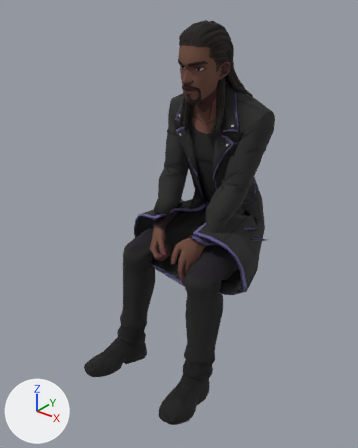
The glTF model public/assets/studio/monarch-anime.gltf, before and after one commit.
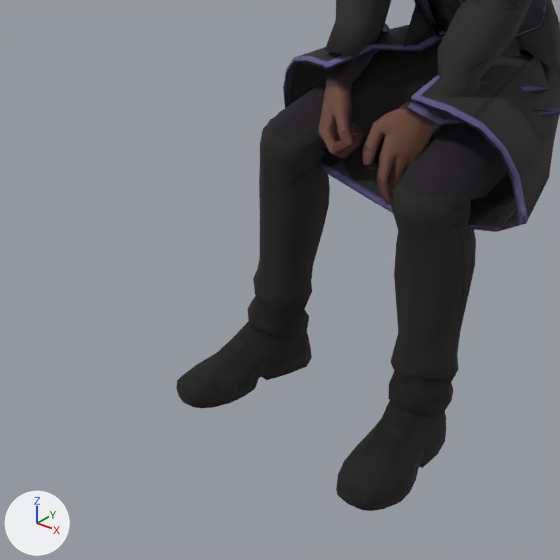
Each version appears first whole from a 50 mm lens placed at (1.14, -1.876, 1.098), pointed at (-0.022, -0.423, 0.198), and next in a close-up on the part from 1% to 73% of the width and 42% to 100% of the height. The axes (+X, +Y, +Z) are drawn at lower left. The lights are the same throughout. The older version's two pictures come first. Vertices at exactly the same position are counted once.

Names of what the first close-up shows: 'monarch_p2'.
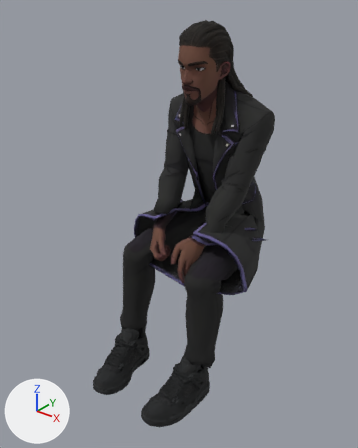
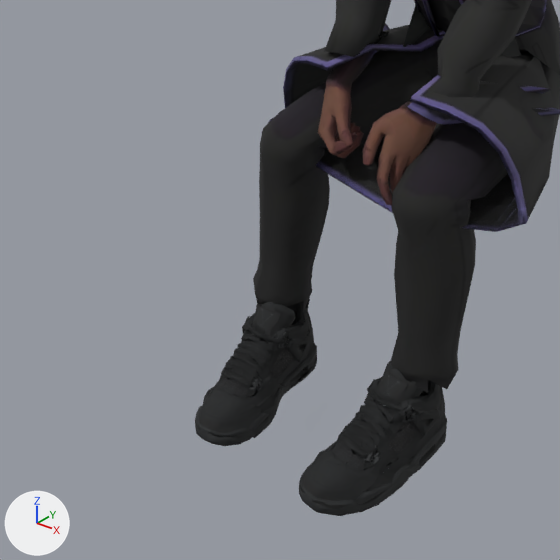
Where the change shows, as pixel boxes (x1, y1, x2, y2) in the close-ups (560 x 560 px):
'monarch_p2', reshaped
    before: (176, 0, 560, 511)
    after: (195, 0, 560, 516)
part 1 of me_tripo_mesh_a196448b_bcf0_49b9_b95b_04d23e105410, rebuilt (10% narrower, 68% taller)
    before: (176, 321, 312, 408)
    after: (195, 299, 317, 446)
part 2 of me_tripo_mesh_a196448b_bcf0_49b9_b95b_04d23e105410, rebuilt (34% wider, 38% taller)
    before: (336, 399, 446, 511)
    after: (299, 361, 447, 516)
part 3 of me_tripo_mesh_a196448b_bcf0_49b9_b95b_04d23e105410, reshaped
    before: (248, 296, 453, 417)

Diff of the bpy script that builds the scene:
```diff
--- a/public/assets/studio/monarch-anime.gltf.py
+++ b/public/assets/studio/monarch-anime.gltf.py
@@ img_monarch_anime_shoe @@
+img_monarch_anime_shoe = load_image('monarch-anime-shoe', 'monarch-anime-shoe.webp', 2048, 2048, 'sRGB')
@@ mat_tripo_material_f5c19392_88a6_4e22_9ac2_f92d642beb82 @@
+mat_tripo_material_f5c19392_88a6_4e22_9ac2_f92d642beb82 = principled_material('tripo_material_f5c19392-88a6-4e22-9ac2-f92d642beb82')
+mat_tripo_material_f5c19392_88a6_4e22_9ac2_f92d642beb82.texture = img_monarch_anime_shoe
+mat_tripo_material_f5c19392_88a6_4e22_9ac2_f92d642beb82.roughness = 0.9
@@ me_tripo_mesh_a196448b_bcf0_49b9_b95b_04d23e105410 @@
 # used by ob_monarch_p2; location = (0.0, 0.0, 0.0)
-me_tripo_mesh_a196448b_bcf0_49b9_b95b_04d23e105410.from_pydata(...)  # 2856 vertices, 5237 faces; spans x -0.341..0.32, y -0.817..0.062, z -0.505..0.975
+me_tripo_mesh_a196448b_bcf0_49b9_b95b_04d23e105410.from_pydata(...)  # 5378 vertices, 8585 faces; spans x -0.341..0.32, y -0.844..0.062, z -0.505..0.975
+# me_tripo_mesh_a196448b_bcf0_49b9_b95b_04d23e105410 part 1: the loose piece of 88 vertices spanning x -0.281..-0.13, y -0.817..-0.499, z -0.503..-0.366 is rebuilt with 1368 vertices and now spans x -0.236..-0.077, y -0.844..-0.494, z -0.504..-0.295, in mat_tripo_material_f5c19392_88a6_4e22_9ac2_f92d642beb82 (picture img_monarch_anime_shoe)
+# me_tripo_mesh_a196448b_bcf0_49b9_b95b_04d23e105410 part 2: the loose piece of 88 vertices spanning x 0.121..0.27, y -0.811..-0.493, z -0.505..-0.365 is rebuilt with 1368 vertices and now spans x 0.074..0.233, y -0.837..-0.487, z -0.505..-0.297, in mat_tripo_material_f5c19392_88a6_4e22_9ac2_f92d642beb82 (picture img_monarch_anime_shoe)
+# me_tripo_mesh_a196448b_bcf0_49b9_b95b_04d23e105410 part 3
+# 44 vertices are removed from x -0.253..0.246, y -0.635..-0.487, z -0.427..-0.325
+# 96 faces are deleted
+# 6 vertices are added at (0.098, -0.796, -0.471), (0.093, -0.78, -0.474), (0.08, -0.779, -0.474), (-0.101, -0.803, -0.469), (-0.097, -0.787, -0.472), (-0.083, -0.786, -0.473)
+# 2 new faces join them, mat_tripo_material_f5c19392_88a6_4e22_9ac2_f92d642beb82 (picture img_monarch_anime_shoe)
 me_tripo_mesh_a196448b_bcf0_49b9_b95b_04d23e105410.materials.append(mat_tripo_material_a196448b_bcf0_49b9_b95b_04d23e105410)
+me_tripo_mesh_a196448b_bcf0_49b9_b95b_04d23e105410.materials.append(mat_tripo_material_f5c19392_88a6_4e22_9ac2_f92d642beb82)  # picture img_monarch_anime_shoe
```
